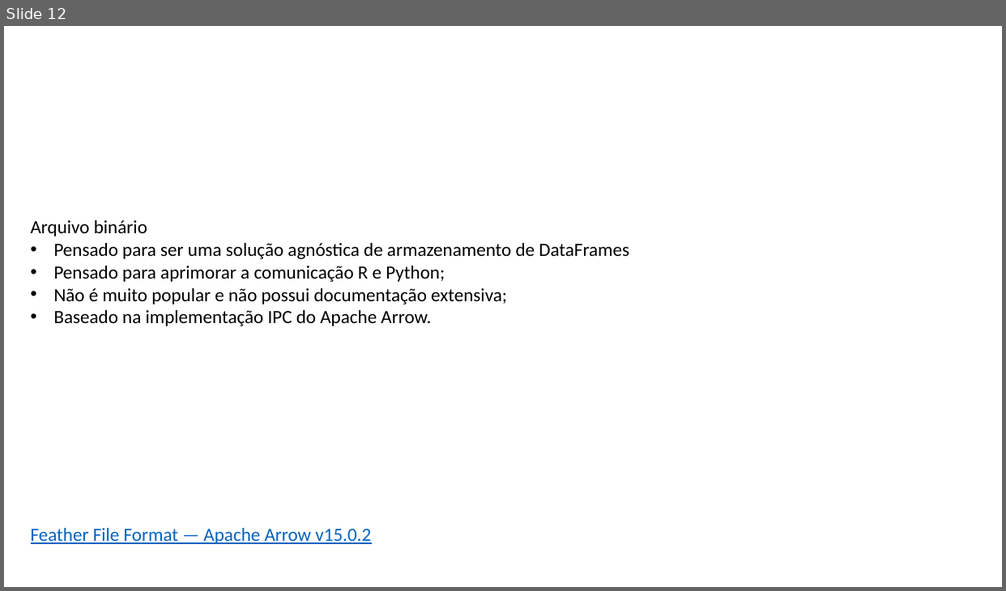
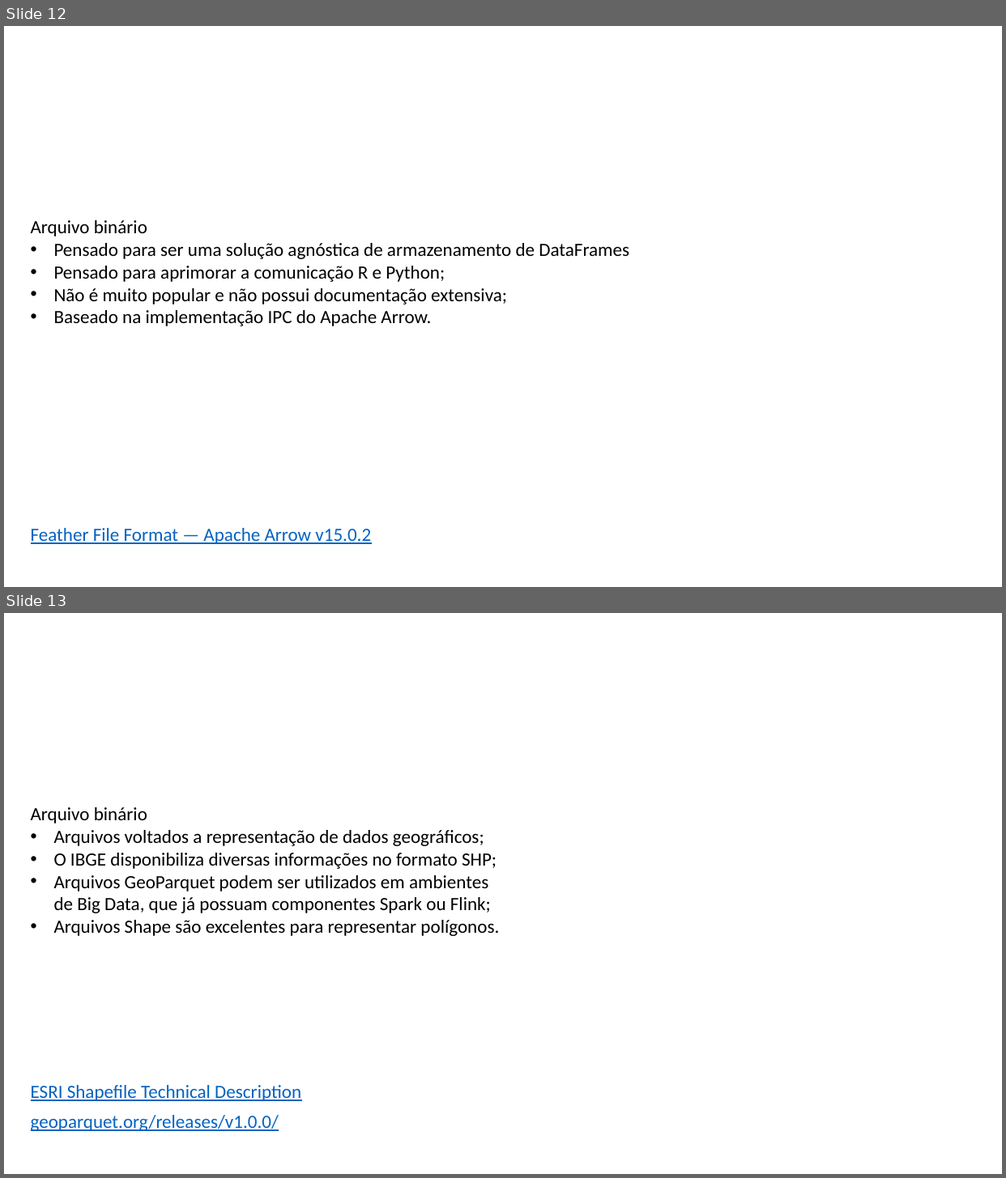
Before and after one commit to juli4n03/cursos, a slide deck: Aula05/Apresentação/STEPWISE_TiposArquivos.pptx. Shown one above the other, each under a label of ours: slide 12 before the commit, slides 12 and 13 after it. The pictures are 1006x591 and 1006x1178 pixels, drawn with LibreOffice and Linux fonts; fonts in the diff are those of the drawing; background and template pictures are left out. Boxes give left, top, right and bottom in pixels: in the first picture for what was removed or moved away, otherwise in the second. Text is boxed around its words. In the diff, an @@ line names an element or a change of style, - is before the commit and + after.

Commit message:
Adição exemplo shape e geo_parquet

```diff
--- a/Aula05/Apresentação/STEPWISE_TiposArquivos.pptx
+++ b/Aula05/Apresentação/STEPWISE_TiposArquivos.pptx
@@ slide 13 added at [4, 613, 1002, 1174], background picture (left out) @@
@@ text added at [31, 807, 499, 936], 18 pt, text #000000 @@
+Arquivo binário
+• Arquivos voltados a representação de dados geográficos;
+• O IBGE disponibiliza diversas informações no formato SHP;
+• Arquivos GeoParquet podem ser utilizados em ambientes
+  de Big Data, que já possuam componentes Spark ou Flink;
+• Arquivos Shape são excelentes para representar polígonos.
@@ text added at [125, 920, 171, 936], 24 pt, text #FFFFFF, bold @@
+Shape e GeoParquet
@@ text added at [31, 1085, 301, 1101], 18 pt, text #0563C1, underline @@
+ESRI Shapefile Technical Description
@@ text added at [31, 1115, 279, 1131], 18 pt, text #0563C1, underline @@
+geoparquet.org/releases/v1.0.0/
@@ page number added at [920, 1100, 978, 1136], 14 pt, text #FFFFFF, bold @@
+13
```
Also in this commit, not shown: 2 other files.
